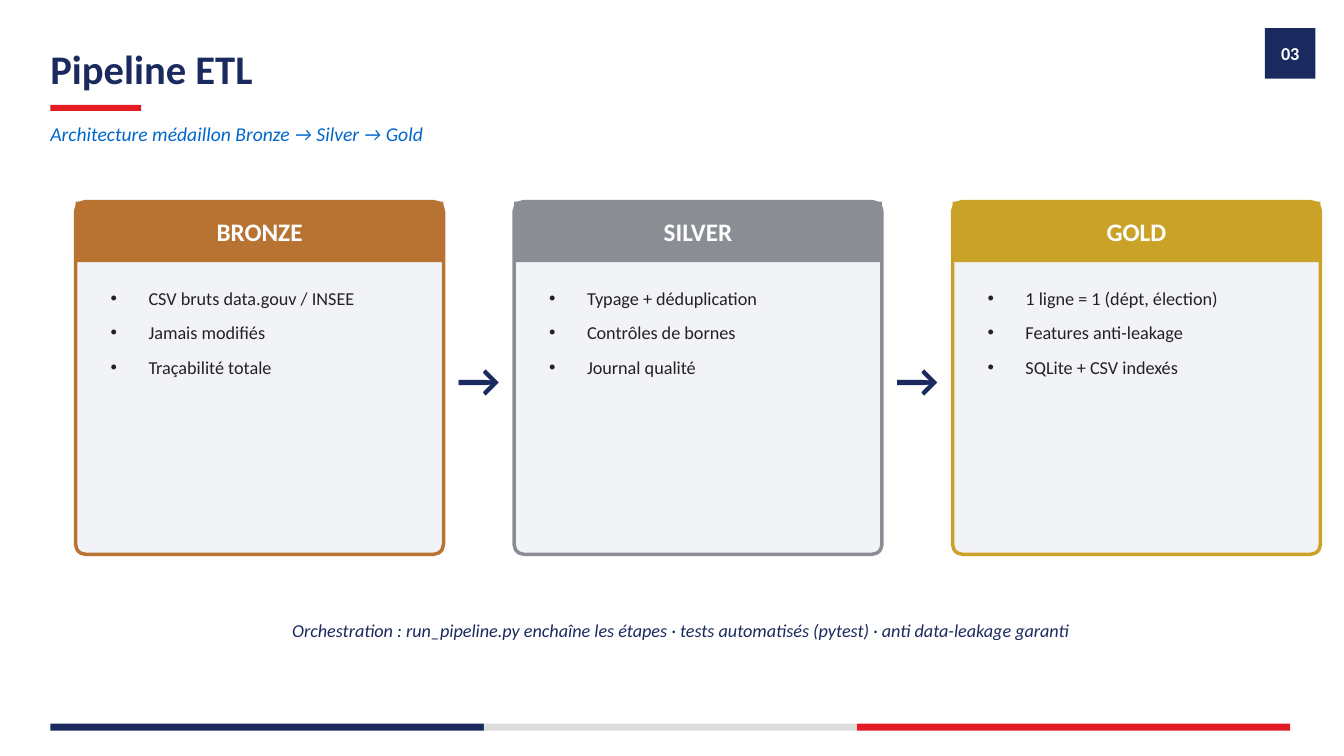
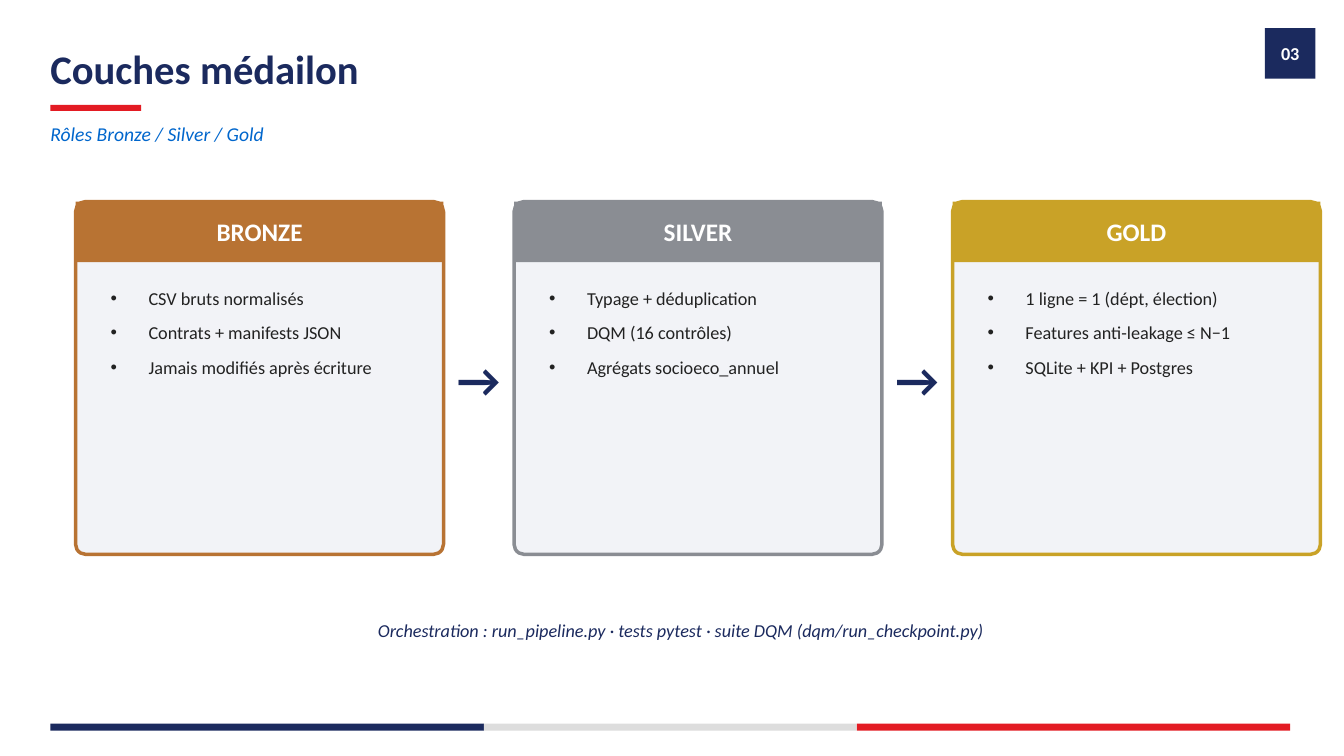
Before and after one commit to guilafont1/mspr-rattrapage, a slide deck: slide 6 of docs/livrables/Support_soutenance_POC_ElectioAnalytics.pptx (slide 5 before the commit). Drawn at 1344x756 pixels with LibreOffice and Linux fonts; fonts in the diff are those of the drawing. Boxes give left, top, right and bottom in pixels: in the first picture for what was removed or moved away, otherwise in the second. Text is boxed around its words. In the diff, an @@ line names an element or a change of style, - is before the commit and + after.

Commit message:
Update Makefile and documentation to integrate DQM suite and enhance project structure. Replace 'gx' with 'dqm' for data quality checks, add new targets for report generation and deck creation, and update README and other documentation to reflect these changes. Adjusted accuracy metrics and clarified data sources in various documents.

```diff
--- a/docs/livrables/Support_soutenance_POC_ElectioAnalytics.pptx
+++ b/docs/livrables/Support_soutenance_POC_ElectioAnalytics.pptx
@@ text at <box>50,55,359,85</box>: text changed @@
-Pipeline ETL
+Couches médailon
@@ text at <box>50,127,264,141</box>: text changed @@
-Architecture médaillon Bronze → Silver → Gold
+Rôles Bronze / Silver / Gold
@@ text at <box>149,292,372,377</box>: text changed @@
-• CSV bruts data.gouv / INSEE
-• Jamais modifiés
-• Traçabilité totale
+• CSV bruts normalisés
+• Contrats + manifests JSON
+• Jamais modifiés après écriture
@@ text at <box>587,326,779,377</box>: text changed @@
-• Contrôles de bornes
-• Journal qualité
+• DQM (16 contrôles)
+• Agrégats socioeco_annuel
@@ text at <box>1025,326,1230,377</box>: text changed @@
-• Features anti-leakage
-• SQLite + CSV indexés
+• Features anti-leakage ≤ N−1
+• SQLite + KPI + Postgres
@@ text at <box>378,624,983,640</box>: text changed @@
-Orchestration : run_pipeline.py enchaîne les étapes · tests automatisés (pytest) · anti data-leakage garanti
+Orchestration : run_pipeline.py · tests pytest · suite DQM (dqm/run_checkpoint.py)
```
Also in this commit, not shown: 11 other slides changed, 3 slides added, 26 other files.
